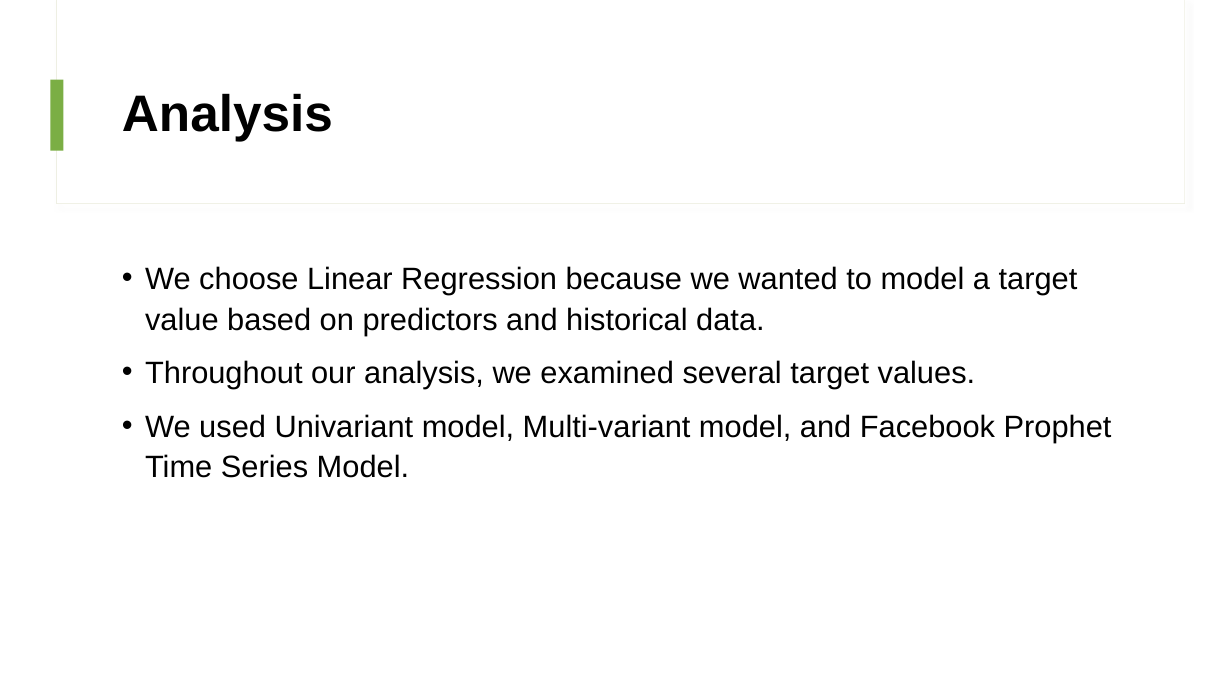
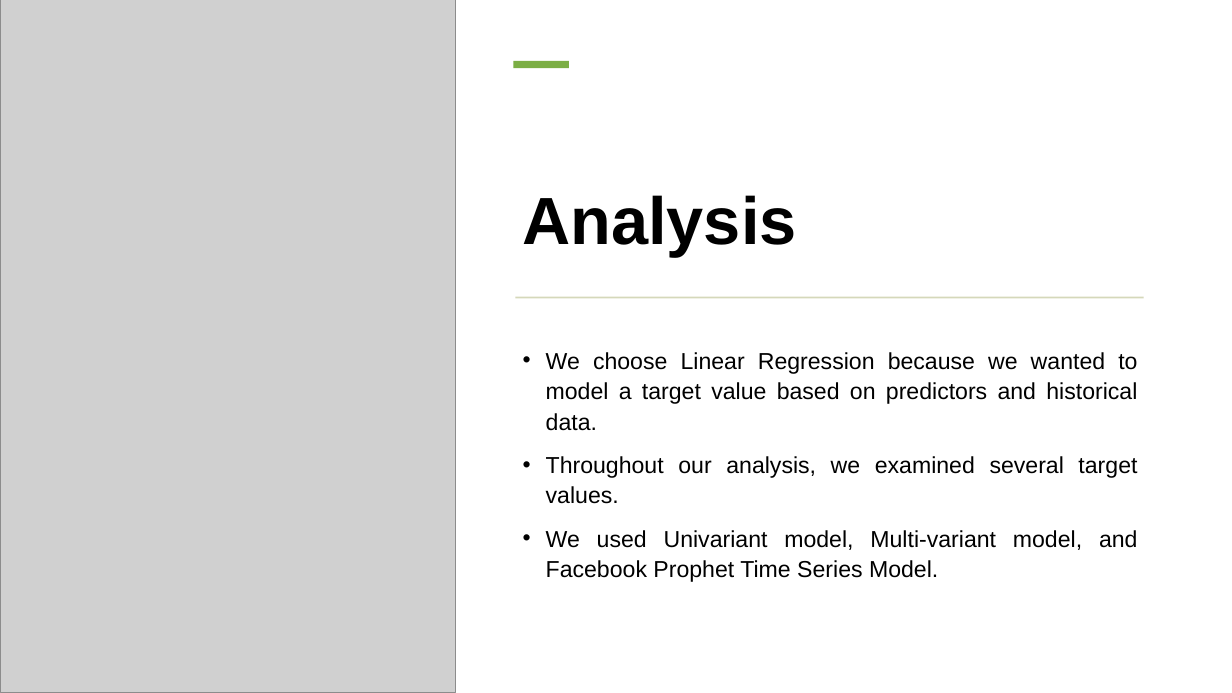
Before and after one commit to jeffbednar/Final_Project, a slide deck: slide 4 of Final_Project.pptx. Drawn at 1232x693 pixels with LibreOffice and Linux fonts; fonts in the diff are those of the drawing; grey boxes stand for pictures. Boxes give left, top, right and bottom in pixels: in the first picture for what was removed or moved away, otherwise in the second. Text is boxed around its words. In the diff, an @@ line names an element or a change of style, - is before the commit and + after.

```diff
--- a/Final_Project.pptx
+++ b/Final_Project.pptx
@@ rectangle added at [0,0,1232,693], fill #FFFFFF @@
@@ picture added at [0,0,456,693] @@
@@ rectangle removed at [51,79,64,151] @@
@@ rectangle added at [514,61,569,68], fill #7BAE44 @@
@@ title "Analysis": place and size @@
-title "Analysis" at [122,93,333,141]
+title "Analysis" at [523,195,797,256]
@@ title "Analysis" at [523,195,797,256]: size 40 to 52 pt; vertical alignment middle to bottom @@
@@ rectangle added at [516,297,1144,299], fill #D5D8BA @@
@@ text "We choose Linear Regression because ...": place and size @@
-text "We choose Linear Regression because ..." at [145,266,1112,478]
+text "We choose Linear Regression because ..." at [546,352,1138,582]
@@ text "We choose Linear Regression because ..." at [546,352,1138,582]: size 24 to 18 pt; alignment left to justified @@
```
Also in this commit, not shown: 3 other slides changed.
